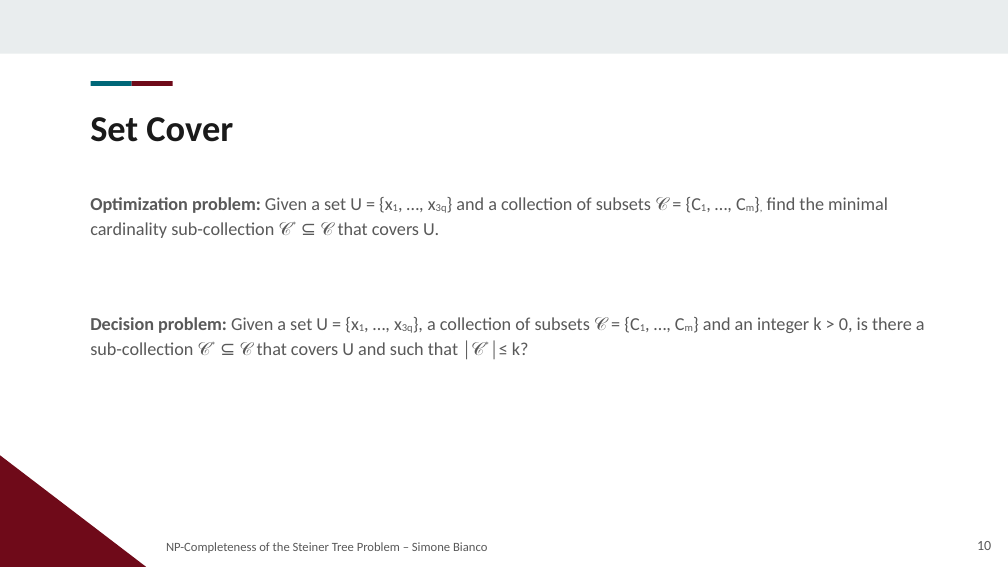
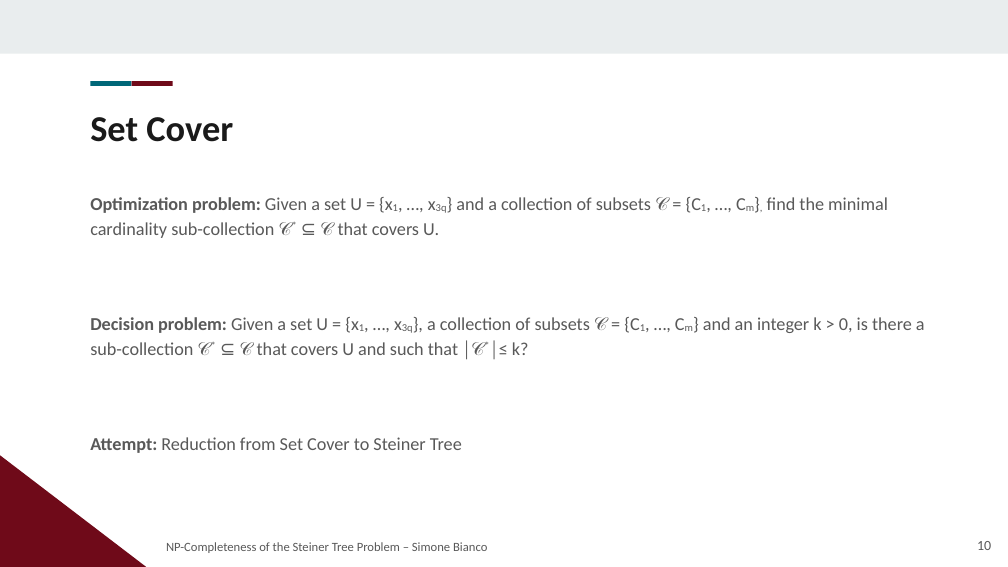
Before and after one commit to Exyss/university-notes, a slide deck: slide 10 of Presentations/Steiner Tree/slides.odp. Drawn at 1008x567 pixels with LibreOffice and Linux fonts; fonts in the diff are those of the drawing; background and template pictures are left out. Boxes give left, top, right and bottom in pixels: in the first picture for what was removed or moved away, otherwise in the second. Text is boxed around its words. In the diff, an @@ line names an element or a change of style, - is before the commit and + after.

```diff
--- a/Presentations/Steiner Tree/slides.odp
+++ b/Presentations/Steiner Tree/slides.odp
@@ text at [90, 437, 462, 453]: paragraph added @@
+Attempt: Reduction from Set Cover to Steiner Tree
```
Also in this commit, not shown: 10 other slides changed, 6 slides added, 17 other files.
